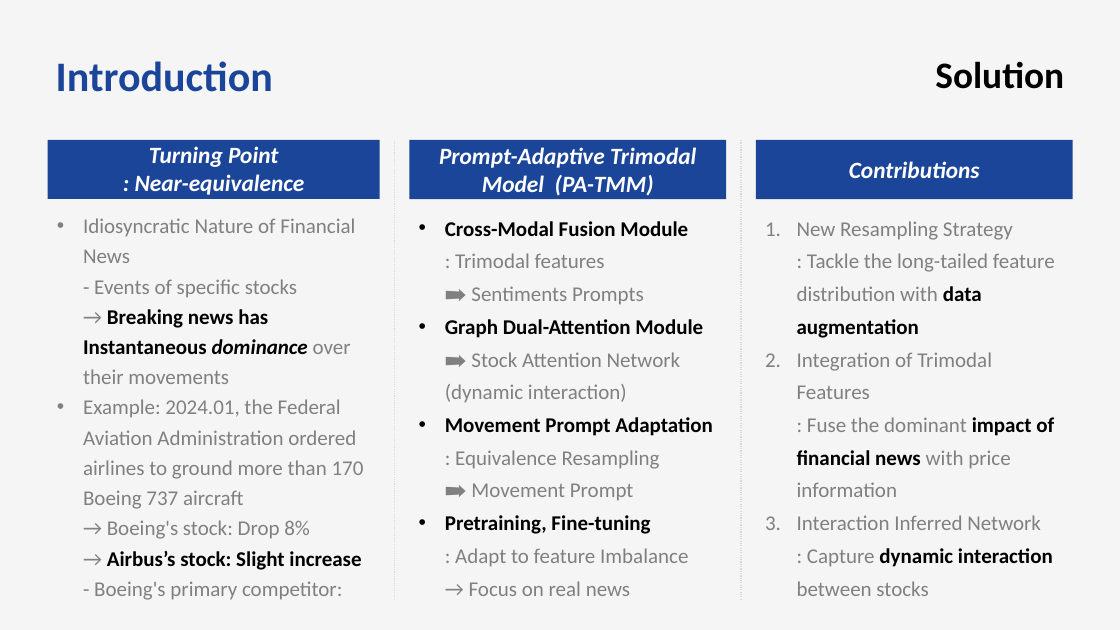
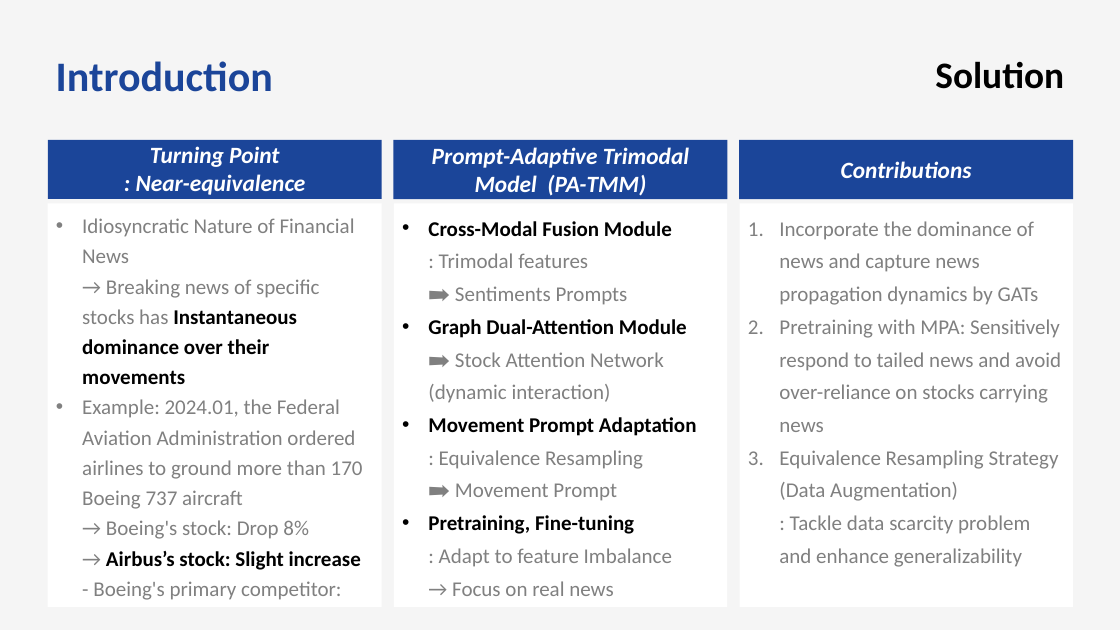
Before and after one commit to bts1991/study, a slide deck: slide 5 of 논문 Review/Others/paper_review.pptx. Drawn at 1120x630 pixels with LibreOffice and Linux fonts; fonts in the diff are those of the drawing. Boxes give left, top, right and bottom in pixels: in the first picture for what was removed or moved away, otherwise in the second. Text is boxed around its words. In the diff, an @@ line names an element or a change of style, - is before the commit and + after.

```diff
--- a/논문 Review/Others/paper_review.pptx
+++ b/논문 Review/Others/paper_review.pptx
@@ rectangle "Prompt-Adaptive Trimodal Model (PA-TMM)": place and size @@
-rectangle "Prompt-Adaptive Trimodal Model (PA-TMM)" at bbox=[409, 139, 726, 199]
+rectangle "Prompt-Adaptive Trimodal Model (PA-TMM)" at bbox=[393, 139, 728, 199]
@@ line removed from (395, 141) to (395, 601) @@
@@ rectangle "Contributions": place and size @@
-rectangle "Contributions" at bbox=[756, 139, 1073, 199]
+rectangle "Contributions" at bbox=[739, 139, 1074, 199]
@@ line removed from (741, 140) to (741, 601) @@
@@ rectangle "Idiosyncratic Nature of Financial News ...": place and size @@
-rectangle "Idiosyncratic Nature of Financial News ..." at bbox=[83, 218, 364, 600]
+rectangle "Idiosyncratic Nature of Financial News ..." at bbox=[48, 203, 382, 607]
@@ rectangle "Cross-Modal Fusion Module : Trimodal ...": place and size @@
-rectangle "Cross-Modal Fusion Module : Trimodal ..." at bbox=[445, 221, 713, 596]
+rectangle "Cross-Modal Fusion Module : Trimodal ..." at bbox=[394, 203, 728, 607]
@@ fill none to #FFFFFF in 3 elements at bbox=[394, 203, 728, 607], bbox=[48, 203, 382, 607], bbox=[739, 203, 1073, 607] @@
@@ rectangle "Incorporate the dominance of news ...": place and size @@
-rectangle "Incorporate the dominance of news ..." at bbox=[797, 221, 1055, 596]
+rectangle "Incorporate the dominance of news ..." at bbox=[739, 203, 1073, 607]
@@ text in rectangle at bbox=[82, 218, 355, 384]: text changed @@
-  • Idiosyncratic Nature of Financial News
-    - Events of specific stocks
-    → Breaking news has Instantaneous dominance over their movements
+  • Idiosyncratic Nature of Financial News
+    → Breaking news of specific stocks has Instantaneous dominance over their movements
@@ text in rectangle at bbox=[779, 221, 1061, 567]: text changed @@
-  1. New Resampling Strategy
-     : Tackle the long-tailed feature distribution with data augmentation
-  2. Integration of Trimodal Features
-     : Fuse the dominant impact of financial news with price information
-  3. Interaction Inferred Network
-     : Capture dynamic interaction between stocks
+  1. Incorporate the dominance of news and capture news propagation dynamics by GATs
+  2. Pretraining with MPA: Sensitively respond to tailed news and avoid over-reliance on stocks carrying news
+  3. Equivalence Resampling Strategy (Data Augmentation)
+     : Tackle data scarcity problem and enhance generalizability
```
Also in this commit, not shown: 13 other slides changed, 1 other file.
